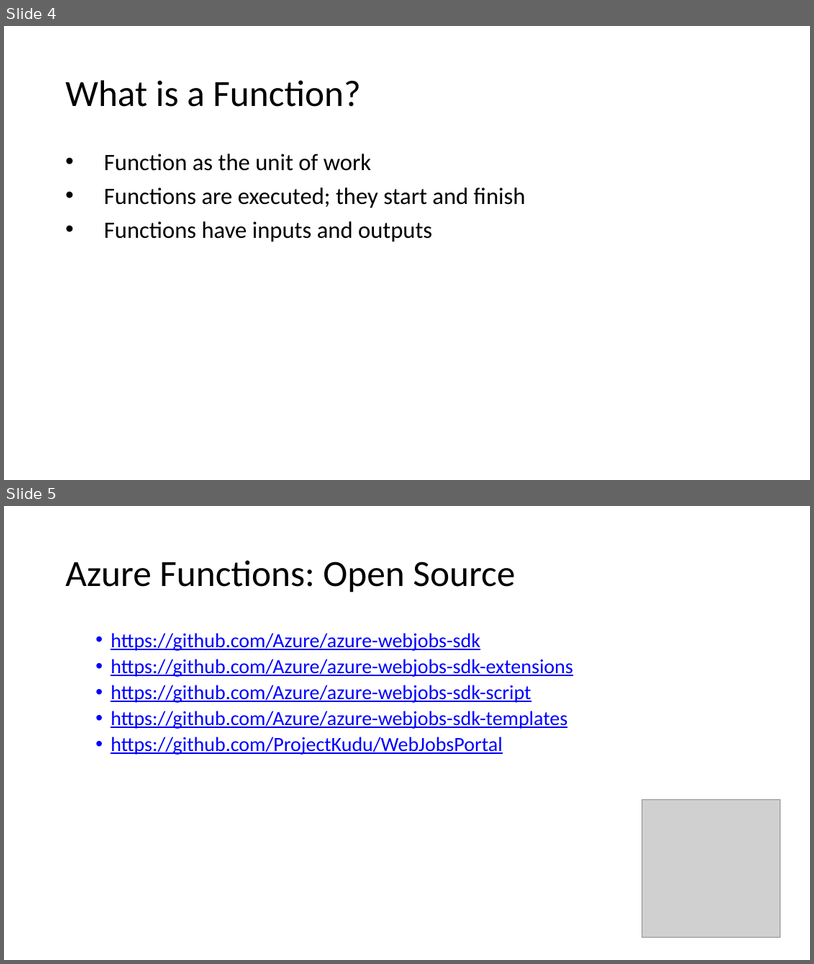
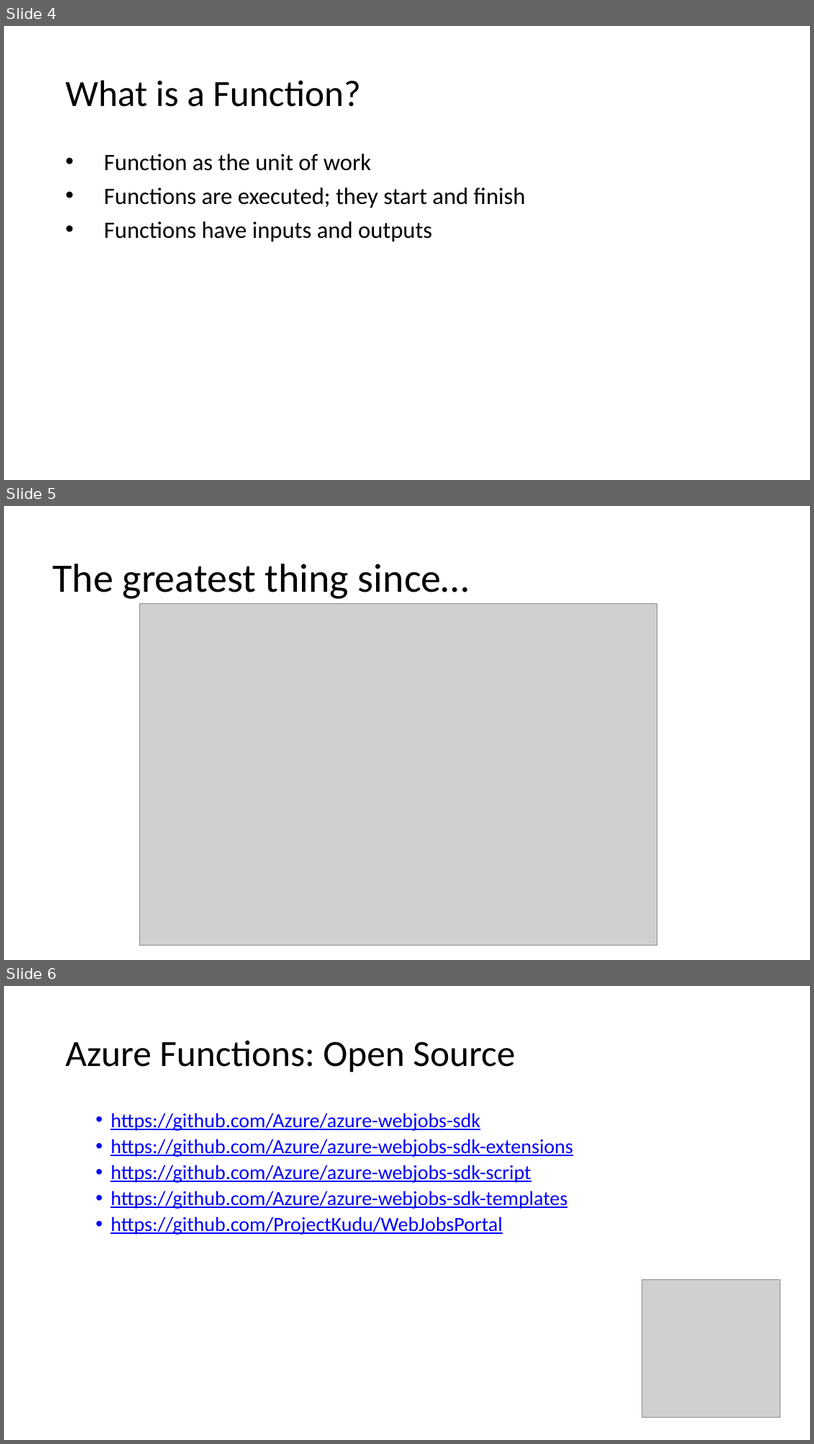
Before and after one commit to BionStt/presentations-2, a slide deck: Azure functions.pptx. Shown one above the other, each under a label of ours: slides 4 and 5 before the commit, slides 4, 5 and 6 after it. The pictures are 814x964 and 814x1444 pixels, drawn with LibreOffice and Linux fonts; fonts in the diff are those of the drawing; grey boxes stand for pictures. Boxes give left, top, right and bottom in pixels: in the first picture for what was removed or moved away, otherwise in the second. Text is boxed around its words. In the diff, an @@ line names an element or a change of style, - is before the commit and + after.

```diff
--- a/Azure functions.pptx
+++ b/Azure functions.pptx
@@ slide 5 added at [4,506,810,960], background #FFFFFF @@
@@ text added at [53,564,469,599], 48 pt, text #000000 @@
+The greatest thing since…
@@ picture added at [139,604,657,945] @@
@@ what was slide 5 is now slide 6 @@
```
Also in this commit, not shown: 5 slides changed, 6 other slides added.
